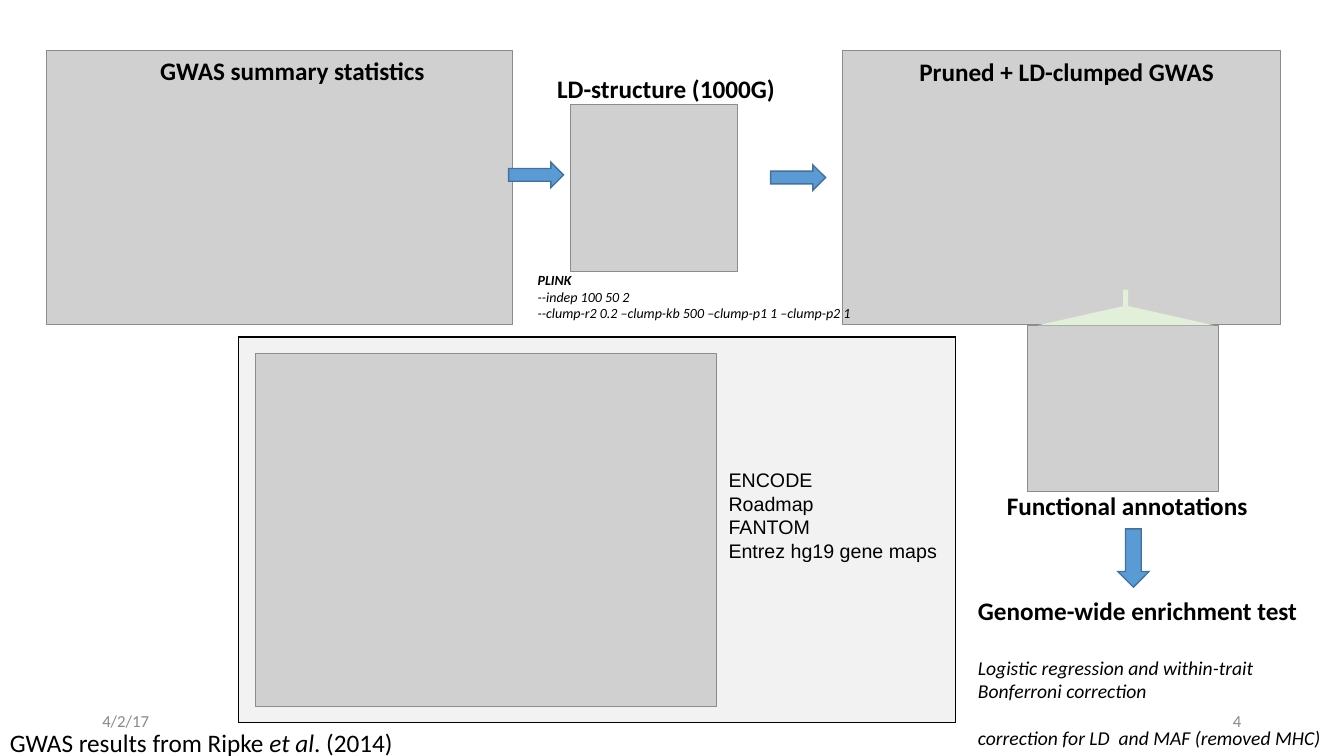
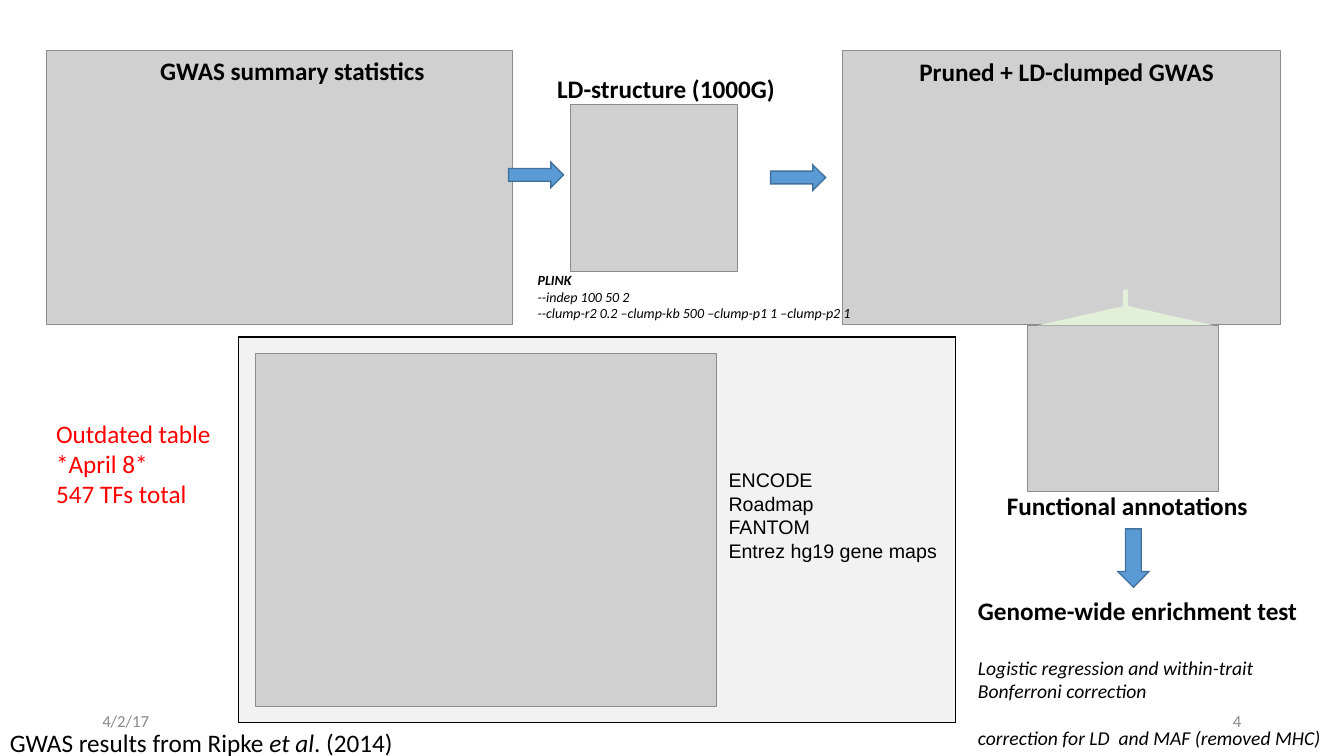
Before and after one commit to hessJ/FLEET, a slide deck: slide 4 of fleet_slides.ppt. Drawn at 1344x756 pixels with LibreOffice and Linux fonts; fonts in the diff are those of the drawing; grey boxes stand for pictures. Boxes give left, top, right and bottom in pixels: in the first picture for what was removed or moved away, otherwise in the second. Text is boxed around its words. In the diff, an @@ line names an element or a change of style, - is before the commit and + after.

```diff
--- a/fleet_slides.ppt
+++ b/fleet_slides.ppt
@@ text added at [56,425,211,503], 18 pt, text #FF0000 @@
+Outdated table
+*April 8*
+547 TFs total
```
Also in this commit, not shown: 2 other slides changed.
